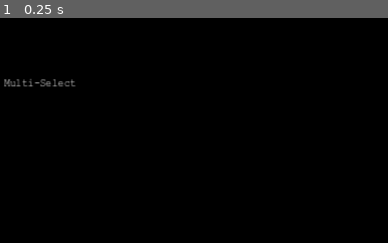
Above: before the commit, frame 1.
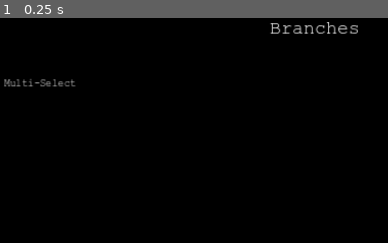
Above: after the commit, the same moment.

Repository: ualibweb/SmiNav
Game: Godot game, scene res://Scenes/2D Visualizer/2d_smile_visualizer.tscn
The game is run twice, just before and just after one commit, with the same random seed, the same clock (stepped at 60 frames per second) and the same inputs. This scene is started directly instead of the project's main scene.
Inputs:
- Up to frame 1 (0.25 s): no input
The pictures show only the part of the screen within x 50-100%, y 0-50%; the shares and areas given below are measured in that part.

The runs differ from the first frame. In frame 1, 0.5% of the frame differs, in the area x 69-93%, y 1-8%.
Error in both runs: Attempt to call function 'get_as_text' in base 'null instance' on a null instance. (res://Scenes/2D)

Commit message:
Add branch button and branches container to 2D and 3D visualizers

Diff:
--- a/Scenes/2D Visualizer/2d_smile_visualizer.gd
+++ b/Scenes/2D Visualizer/2d_smile_visualizer.gd
@@ -10,6 +10,7 @@
 # Node references using 'onready' to ensure they are initialized when the script is ready.
 @onready var structure = $Structure
 @onready var h_box_container = $"Control/SMILES Container/ScrollContainer/HBoxContainer"
+@onready var v_box_container = $"Control/Branches Container/ScrollContainer/VBoxContainer"
 @onready var neighbors_checkbox = $Control/Options/Neighbors
 @onready var rings_checkbox = $Control/Options/Rings
 
@@ -21,6 +22,7 @@
 @onready var option_button = $Control/Options/HBoxContainer/OptionButton
 const COUR = preload("res://Fonts/cour.ttf")
 const ELEMENT_BUTTON = preload("res://Utils/Element Button/element_button.tscn")
+const BRANCH_BUTTON = preload("res://Utils/Branches Button/branch_button.tscn")
 
 # Variables to store atoms, bonds, rings, and UI elements related to atoms.
 var atoms = []
@@ -33,6 +35,7 @@
 var highlighted_connected_atoms = []
 var highlighted_connected_bonds = []
 var atom_buttons = []
+var branch_buttons = []
 
 # A boolean to check if the control key is pressed, used for multi-selection.
 var ctrl_pressed = false
@@ -42,6 +45,7 @@
 	await add_elements()
 	await add_connections()
 	await add_rings()
+	await add_branches()
 	await generate_smiles_array()
 	Globals.modulate_highlight.connect(_on_update_colors)
 	Globals.node_clicked.connect(_on_node_pressed)
@@ -132,6 +136,8 @@
 
 # Updates button states and highlights based on the control key state and button presses.
 func update_buttons(button_node):
+	for button in branch_buttons:
+		button.button_pressed = false
 	if ctrl_pressed:
 		update_highlights()
 		return
@@ -310,6 +316,43 @@
 		var elements = ring.strip_edges().split(" ")
 		rings.append(elements)
 
+func add_branches():
+	var base_path = ProjectSettings.globalize_path("res://")
+	var branches_file = FileAccess.open(base_path + "branches.txt",FileAccess.READ)
+	var branches_text = branches_file.get_as_text().strip_edges()
+	var branches = branches_text.split("\n")
+
+	var branch_index = 0
+	# Creates buttons for each branch and adds them to the UI, disabling non-alphabetic ones.
+	for branch in branches:
+		var new_button = BRANCH_BUTTON.instantiate()
+		var segments = branch.split("\t")
+		var smiles_string = segments[0]
+		var element_array = str_to_var(segments[-1])
+		new_button.text = str(smiles_string)
+		branch_buttons.append(new_button)
+		new_button.toggled.connect(update_fragments.bind(new_button, element_array))
+		v_box_container.add_child(new_button)
+
+func update_fragments(toggled_on: bool, button_node, branches_array: Array):
+	if toggled_on:
+		for button in atom_buttons:
+			if button == button_node:
+				continue
+			button.button_pressed = false
+		for button in branch_buttons:
+			if button == button_node:
+				continue
+			button.button_pressed = false
+		for button_index in branches_array:
+			atom_buttons[button_index].button_pressed = true
+	else:
+		for button_index in branches_array:
+			atom_buttons[button_index].button_pressed = false
+		for button in branch_buttons:
+			button.button_pressed = false
+	update_highlights()
+
 # Handler for button press actions, possibly to change scenes or trigger functions.
 func _on_button_pressed():
 	get_tree().change_scene_to_file("res://Scenes/Main Menu/python_runner.tscn")
--- a/Scenes/2D Visualizer/2d_smile_visualizer.tscn
+++ b/Scenes/2D Visualizer/2d_smile_visualizer.tscn
@@ -73,6 +73,31 @@
 text = "Hold Ctrl To Multi-Select"
 horizontal_alignment = 1
 vertical_alignment = 1
+
+[node name="Branches Container" type="VBoxContainer" parent="Control"]
+layout_mode = 1
+anchors_preset = 1
+anchor_left = 1.0
+anchor_right = 1.0
+offset_left = -250.0
+offset_bottom = 150.0
+grow_horizontal = 0
+
+[node name="Label" type="Label" parent="Control/Branches Container"]
+layout_mode = 2
+theme_override_colors/font_color = Color(1, 1, 1, 1)
+theme_override_fonts/font = ExtResource("2_165ru")
+theme_override_font_sizes/font_size = 30
+text = "Branches"
+horizontal_alignment = 1
+vertical_alignment = 1
+
+[node name="ScrollContainer" type="ScrollContainer" parent="Control/Branches Container"]
+custom_minimum_size = Vector2(275, 150)
+layout_mode = 2
+
+[node name="VBoxContainer" type="VBoxContainer" parent="Control/Branches Container/ScrollContainer"]
+layout_mode = 2
 
 [node name="Options" type="VBoxContainer" parent="Control"]
 layout_mode = 1
--- a/Scenes/3D Visualizer/3d_smile_visualizer.gd
+++ b/Scenes/3D Visualizer/3d_smile_visualizer.gd
@@ -3,6 +3,7 @@
 # Node references using `onready` to get the nodes from the scene
 @onready var structure = $Structure
 @onready var h_box_container = $"Control/SMILES Container/ScrollContainer/HBoxContainer"
+@onready var v_box_container = $"Control/Branches Container/ScrollContainer/VBoxContainer"
 @onready var neighbors_checkbox = $Control/Options/Neighbors
 @onready var rings_checkbox = $Control/Options/Rings
 @onready var back = $Control/Back
@@ -19,8 +20,9 @@
 # Preloading the font
 const COUR = preload("res://Fonts/cour.ttf")
 
-# Preload SMILES BUTTON
+# Preload SMILES BUTTON and BRANCH BUTTON
 const ELEMENT_BUTTON = preload("res://Utils/Element Button/element_button.tscn")
+const BRANCH_BUTTON = preload("res://Utils/Branches Button/branch_button.tscn")
 
 # Variables to store the atoms, bonds, rings, and highlighted elements
 var atoms = []
@@ -31,6 +33,7 @@
 var highlighted_connected_atoms = []
 var highlighted_connected_bonds = []
 var atom_buttons = []
+var branch_buttons = []
 
 # Variables to store the state of the application
 var ctrl_pressed = false
@@ -43,6 +46,7 @@
 	await add_elements()
 	await add_connections()
 	await add_rings()
+	await add_branches()
 	await generate_smiles_array()
 	Globals.modulate_highlight.connect(_on_update_colors)
 	Globals.node_clicked.connect(_on_node_pressed)
@@ -146,6 +150,8 @@
 
 # Updates the buttons and highlights the atoms and bonds.
 func update_buttons(button_node):
+	for button in branch_buttons:
+		button.button_pressed = false
 	if ctrl_pressed:
 		update_highlights()
 		return
@@ -349,6 +355,45 @@
 		return ARROMATIC_BOND_3D.instantiate()
 	return SINGLE_BOND_3D.instantiate()
 
+func add_branches():
+	var base_path = ProjectSettings.globalize_path("res://")
+	var branches_file = FileAccess.open(base_path + "branches.txt",FileAccess.READ)
+	var branches_text = branches_file.get_as_text().strip_edges()
+	var branches = branches_text.split("\n")
+
+	var branch_index = 0
+	# Creates buttons for each branch and adds them to the UI, disabling non-alphabetic ones.
+	for branch in branches:
+		var new_button = BRANCH_BUTTON.instantiate()
+		var segments = branch.split("\t")
+		var smiles_string = segments[0]
+		var element_array = str_to_var(segments[-1])
+		new_button.text = str(smiles_string)
+		branch_buttons.append(new_button)
+		new_button.toggled.connect(update_fragments.bind(new_button, element_array))
+		v_box_container.add_child(new_button)
+
+func update_fragments(toggled_on: bool, button_node, branches_array: Array):
+	if toggled_on:
+		for button in atom_buttons:
+			if button is String:
+				continue
+			if button == button_node:
+				continue
+			button.button_pressed = false
+		for button in branch_buttons:
+			if button == button_node:
+				continue
+			button.button_pressed = false
+		for button_index in branches_array:
+			atom_buttons[button_index].button_pressed = true
+	else:
+		for button_index in branches_array:
+			atom_buttons[button_index].button_pressed = false
+		for button in branch_buttons:
+			button.button_pressed = false
+	update_highlights()
+
 # Returns the connection based on the bond type.
 func _on_button_pressed():
 	get_tree().change_scene_to_file("res://Scenes/Main Menu/python_runner.tscn")
--- a/Scenes/3D Visualizer/3d_smile_visualizer.tscn
+++ b/Scenes/3D Visualizer/3d_smile_visualizer.tscn
@@ -109,6 +109,31 @@
 text = "Only Largest Fragment Is Displayed"
 horizontal_alignment = 1
 vertical_alignment = 1
+
+[node name="Branches Container" type="VBoxContainer" parent="Control"]
+layout_mode = 1
+anchors_preset = 1
+anchor_left = 1.0
+anchor_right = 1.0
+offset_left = -275.0
+offset_bottom = 189.0
+grow_horizontal = 0
+
+[node name="Label" type="Label" parent="Control/Branches Container"]
+layout_mode = 2
+theme_override_colors/font_color = Color(1, 1, 1, 1)
+theme_override_fonts/font = ExtResource("2_73ak5")
+theme_override_font_sizes/font_size = 30
+text = "Branches"
+horizontal_alignment = 1
+vertical_alignment = 1
+
+[node name="ScrollContainer" type="ScrollContainer" parent="Control/Branches Container"]
+custom_minimum_size = Vector2(275, 150)
+layout_mode = 2
+
+[node name="VBoxContainer" type="VBoxContainer" parent="Control/Branches Container/ScrollContainer"]
+layout_mode = 2
 
 [node name="Options" type="VBoxContainer" parent="Control"]
 layout_mode = 1
--- /dev/null
+++ b/Utils/Branches Button/branch_button.tscn
@@ -0,0 +1,12 @@
+[gd_scene load_steps=2 format=3 uid="uid://s2awnjpvpn11"]
+
+[ext_resource type="FontFile" uid="uid://d4bw7aq2ggi5w" path="res://Fonts/cour.ttf" id="1_njfn7"]
+
+[node name="Branch Button" type="CheckBox"]
+custom_minimum_size = Vector2(275, 0)
+offset_right = 24.0
+offset_bottom = 24.0
+theme_override_fonts/font = ExtResource("1_njfn7")
+theme_override_font_sizes/font_size = 25
+alignment = 2
+text_overrun_behavior = 1
Not shown, changed: rdkit_script.py
